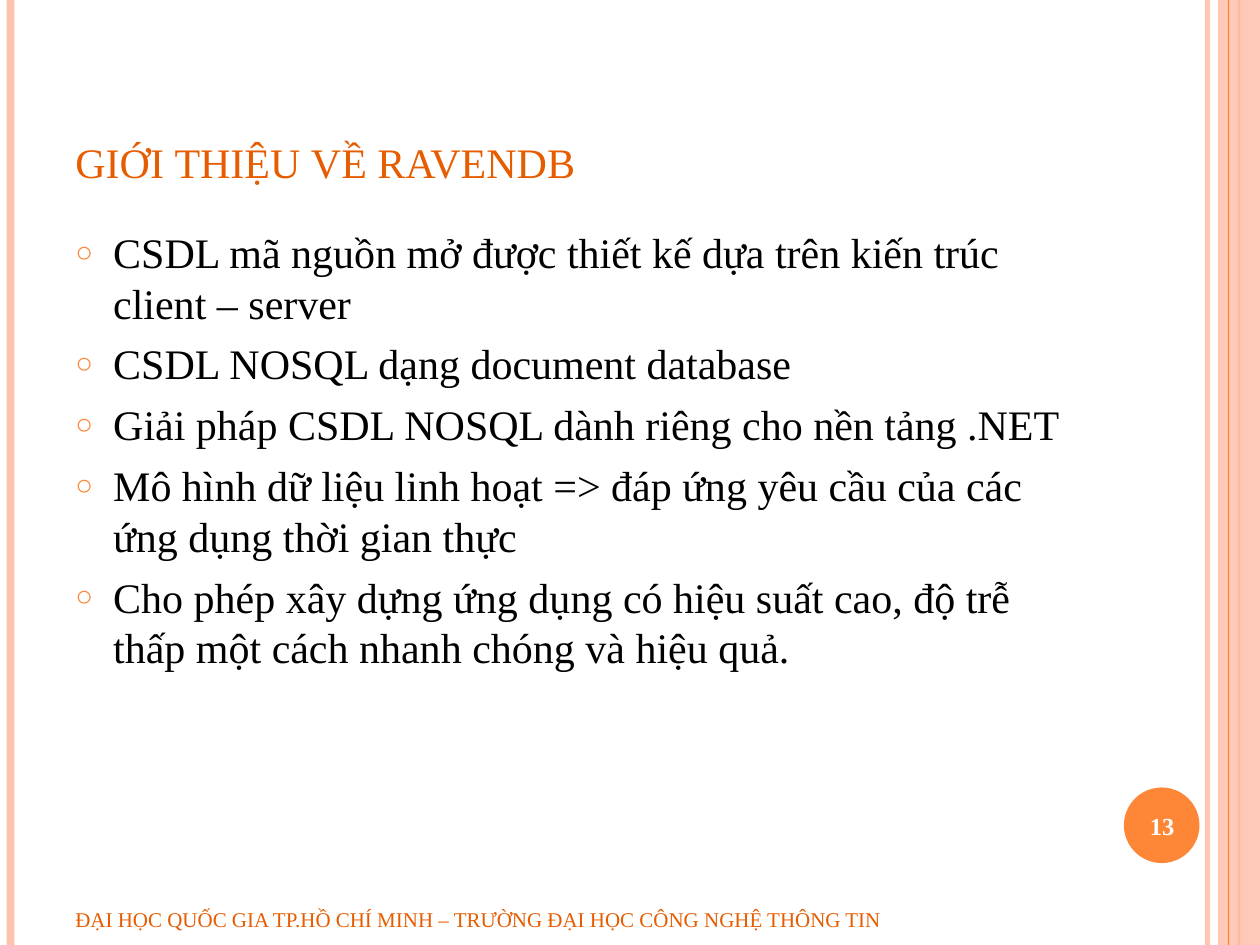
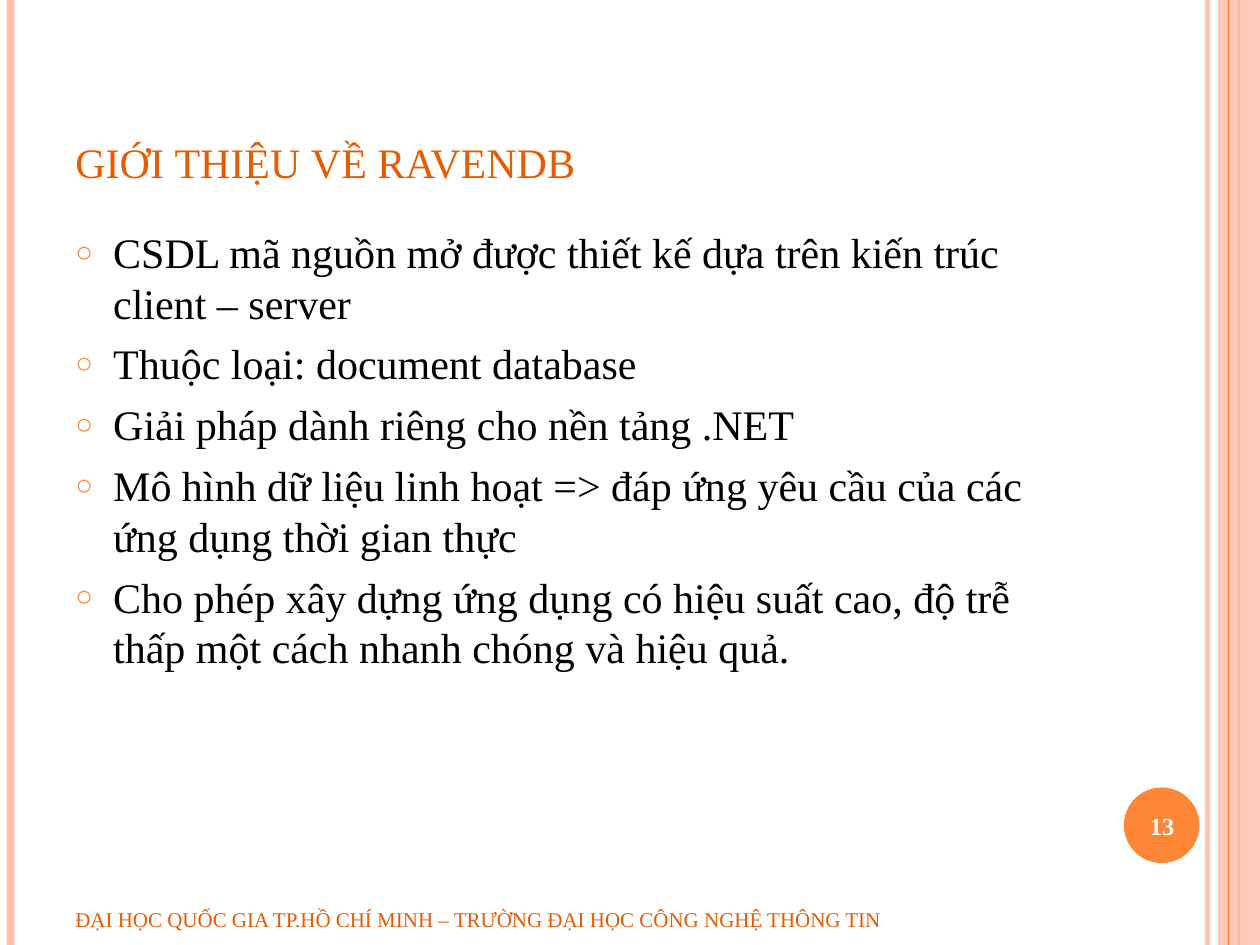
Before and after one commit to geovip/nosqlravendbuit, a slide deck: slide 13 of Document/slide bao cao.pptx. Drawn at 1260x945 pixels with LibreOffice and Linux fonts; fonts in the diff are those of the drawing. Boxes give left, top, right and bottom in pixels: in the first picture for what was removed or moved away, otherwise in the second. Text is boxed around its words. In the diff, an @@ line names an element or a change of style, - is before the commit and + after.

```diff
--- a/Document/slide bao cao.pptx
+++ b/Document/slide bao cao.pptx
@@ text at [113,349,794,449]: text changed @@
-○ CSDL NOSQL dạng document database
-○ Giải pháp CSDL NOSQL dành riêng cho nền tảng .NET
+○ Thuộc loại: document database
+○ Giải pháp dành riêng cho nền tảng .NET
```
Also in this commit, not shown: 1 other slide changed, 1 slide added.
